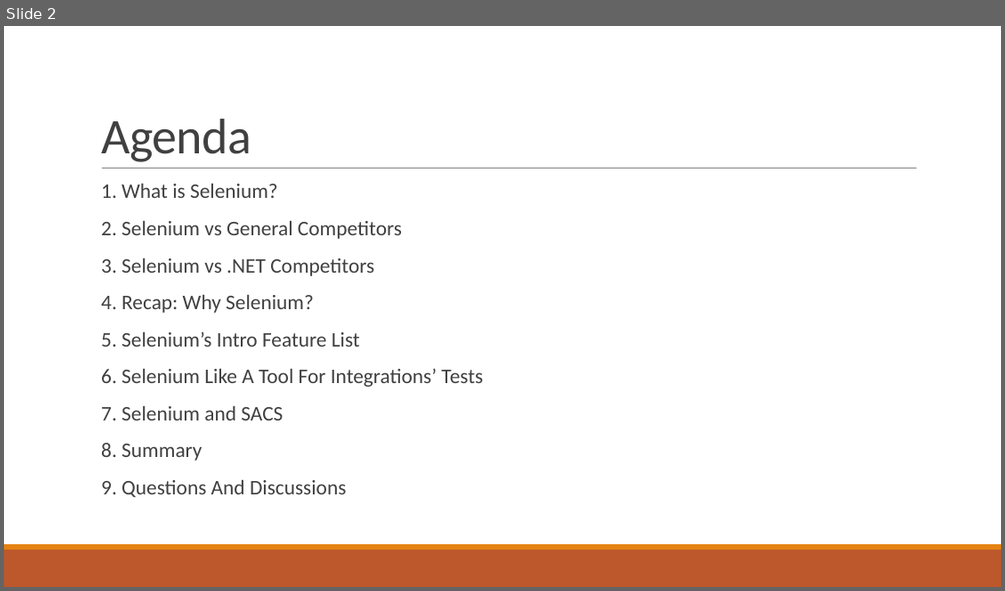
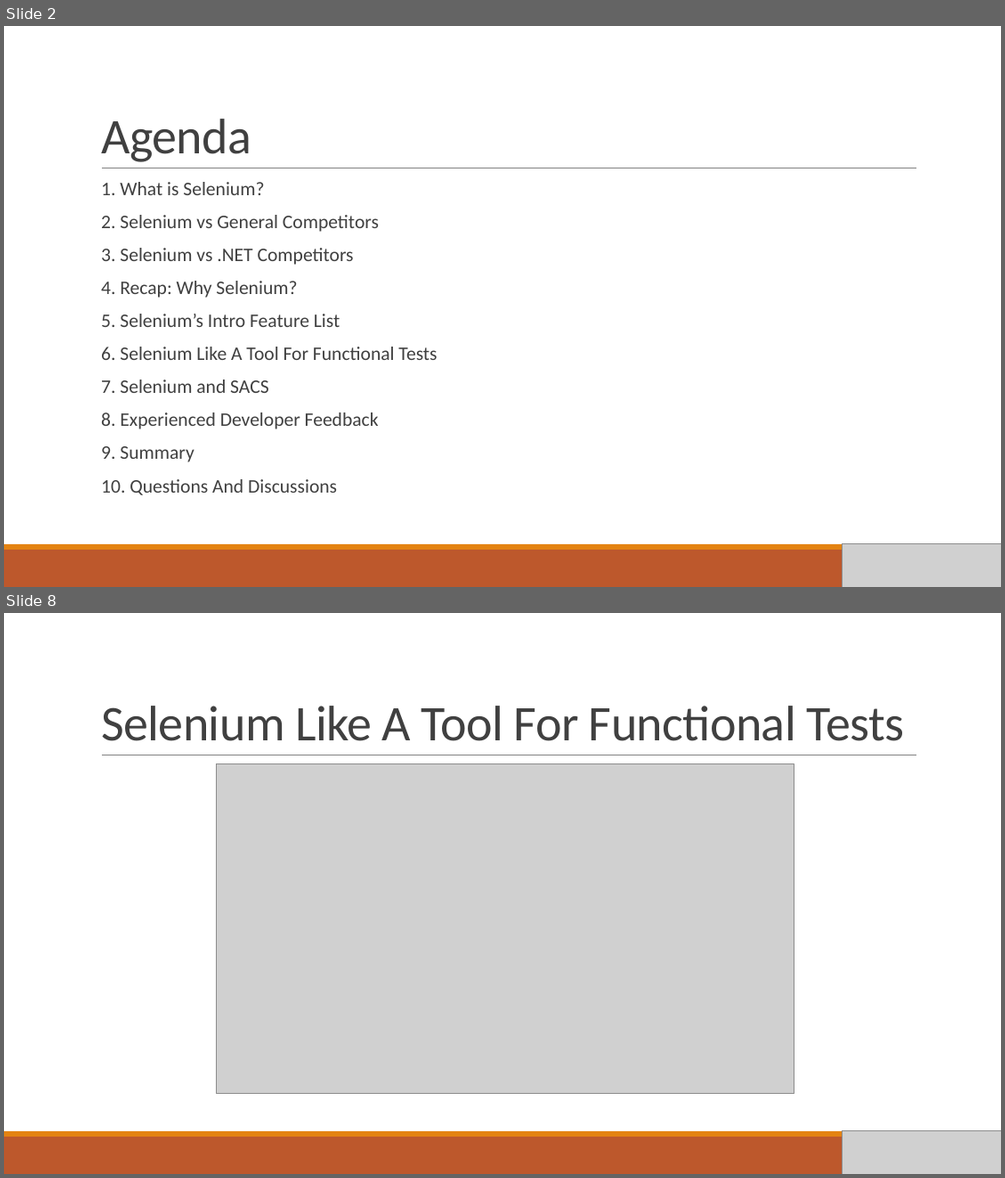
Before and after one commit to SlavaFesenko/SeleniumTest, a slide deck: SeleniumOverview.pptx. Shown one above the other, each under a label of ours: slide 2 before the commit, slides 2 and 8 after it; the slides between them are not shown. The pictures are 1005x591 and 1005x1178 pixels, drawn with LibreOffice and Linux fonts; fonts in the diff are those of the drawing; grey boxes stand for pictures. Boxes give left, top, right and bottom in pixels: in the first picture for what was removed or moved away, otherwise in the second. Text is boxed around its words. In the diff, an @@ line names an element or a change of style, - is before the commit and + after.

```diff
--- a/SeleniumOverview.pptx
+++ b/SeleniumOverview.pptx
@@ slide 8 added at [4, 613, 1001, 1174], background #FFFFFF; not listed: 3 template elements that a slide beside it also shows @@
@@ title added at [101, 706, 905, 741], 48 pt, text #404040 @@
+Selenium Like A Tool For Functional Tests
@@ picture added at [217, 764, 793, 1093] @@
@@ picture added at [842, 1130, 1001, 1174] @@
@@ slide 2 changed as well @@
@@ text at [101, 182, 379, 393]: size 20 to 18.5 pt in "1. What is Selenium?", "2. Selenium vs General Competitors", "3. Selenium vs .NET Competitors", "4. Recap: Why Selenium?" and 2 more places; line spacing 0.9 to 0.8 @@
@@ text at [101, 346, 437, 360]: text changed; size 20 to 18.5 pt @@
-  6. Selenium Like A Tool For Integrations’ Tests
+  6. Selenium Like A Tool For Functional Tests
@@ text at [101, 412, 379, 495]: text changed; size 20 to 18.5 pt @@
-  8. Summary
-  9. Questions And Discussions
+  8. Experienced Developer Feedback
+  9. Summary
+  10. Questions And Discussions
@@ picture added at [842, 543, 1001, 587] @@
```
Also in this commit, not shown: 1 other slide changed, 9 other slides added, 1 other file.
